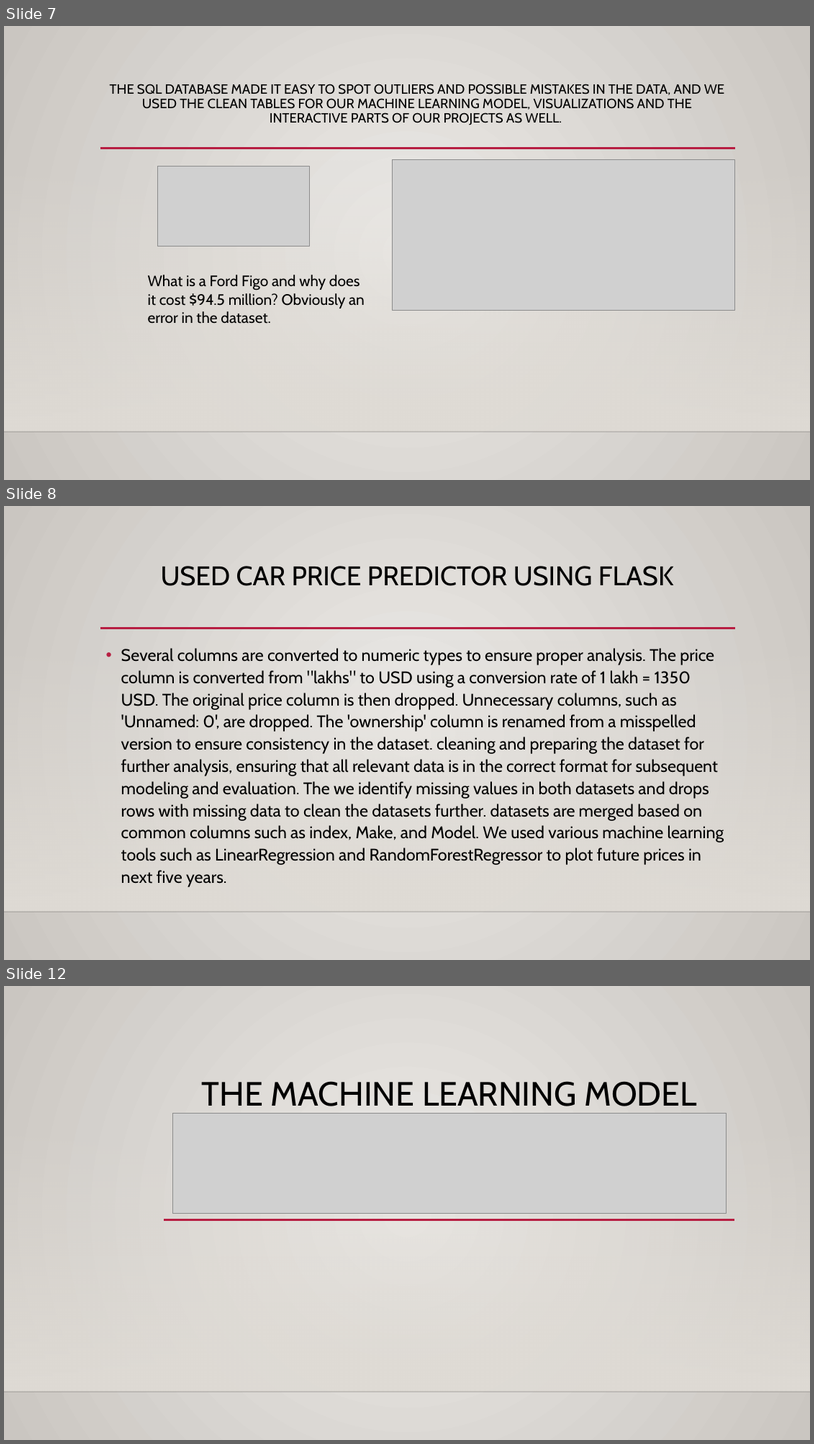
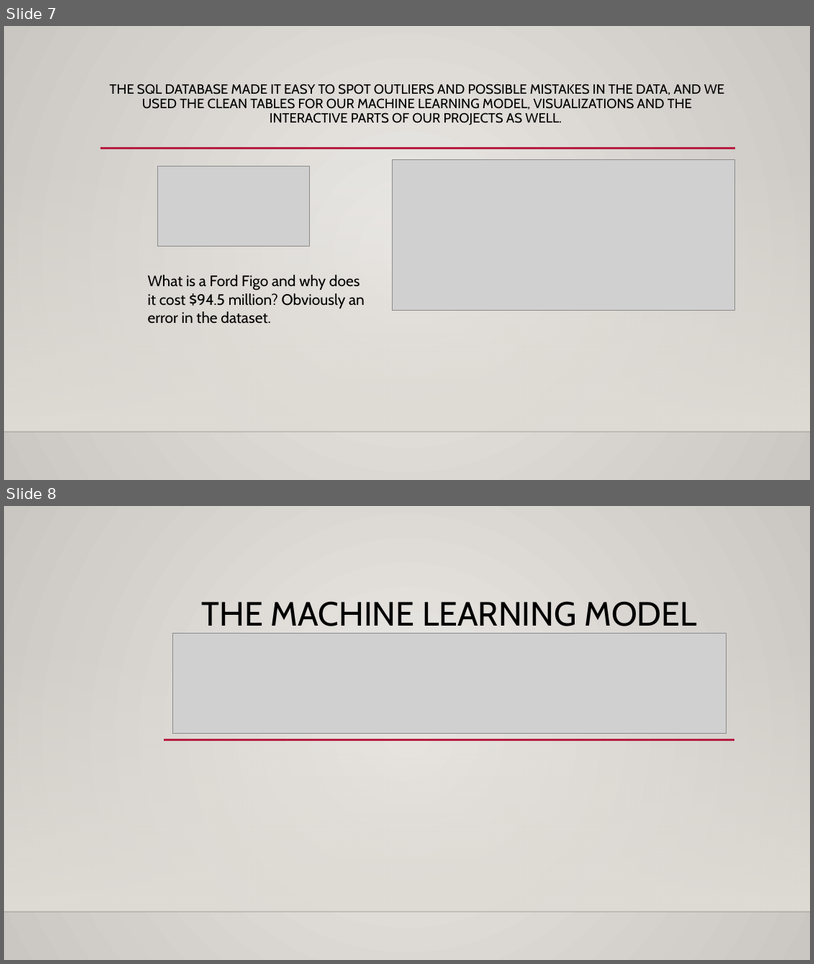
Before and after one commit to colinroberts-data-analytics-portfolio/project4, a slide deck: Project 4 – Car pricing predictor master.pptx. Shown one above the other, each under a label of ours: slides 7, 8 and 12 before the commit, slides 7 and 8 after it; the slides between them are not shown. The pictures are 814x1444 and 814x964 pixels, drawn with LibreOffice and Linux fonts; fonts in the diff are those of the drawing; grey boxes stand for pictures; background and template pictures are left out. Boxes give left, top, right and bottom in pixels: in the first picture for what was removed or moved away, otherwise in the second. Text is boxed around its words. In the diff, an @@ line names an element or a change of style, - is before the commit and + after.

```diff
--- a/Project 4 – Car pricing predictor master.pptx
+++ b/Project 4 – Car pricing predictor master.pptx
@@ slide 8 removed at (4, 506, 810, 960), background gradient #ECEAE7 to #CAC7C1; not listed: 3 template elements that a slide beside it also shows @@
@@ title removed at (161, 566, 674, 586) @@
-USED CAR PRICE PREDICTOR USING FLASK
@@ text removed at (121, 648, 725, 865) @@
-• Several columns are converted to numeric types to ensure proper analysis. The price column is converted from "lakhs" to USD using a conversion rate of 1 lakh = 1350 USD. The original price column is then dropped. Unnecessary columns, such as 'Unnamed: 0', are dropped. The 'ownership' column is renamed from a misspelled version to ensure consistency in the dataset. cleaning and preparing the dataset for further analysis, ensuring that all relevant data is in the correct format for subsequent modeling and evaluation. The we identify missing values in both datasets and drops rows with missing data to clean the datasets further. datasets are merged based on common columns such as index, Make, and Model. We used various machine learning tools such as LinearRegression and RandomForestRegressor to plot future prices in next five years.
@@ what was slide 12 is now slide 8 @@
```
Also in this commit, not shown: 3 other slides removed.
